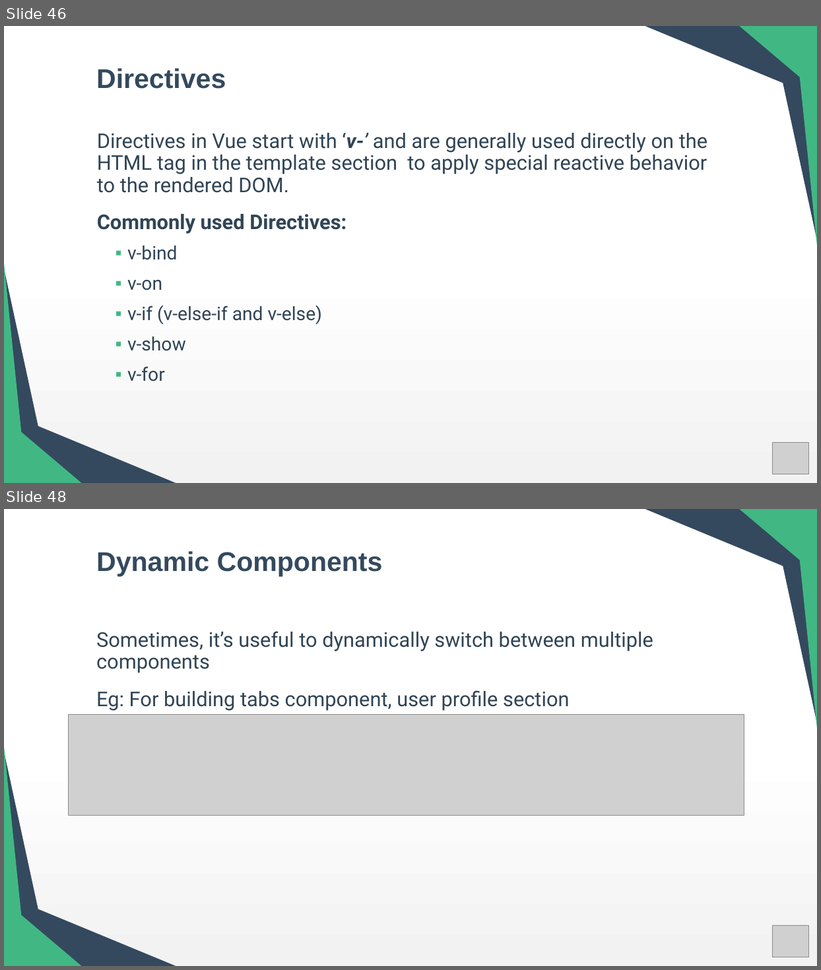
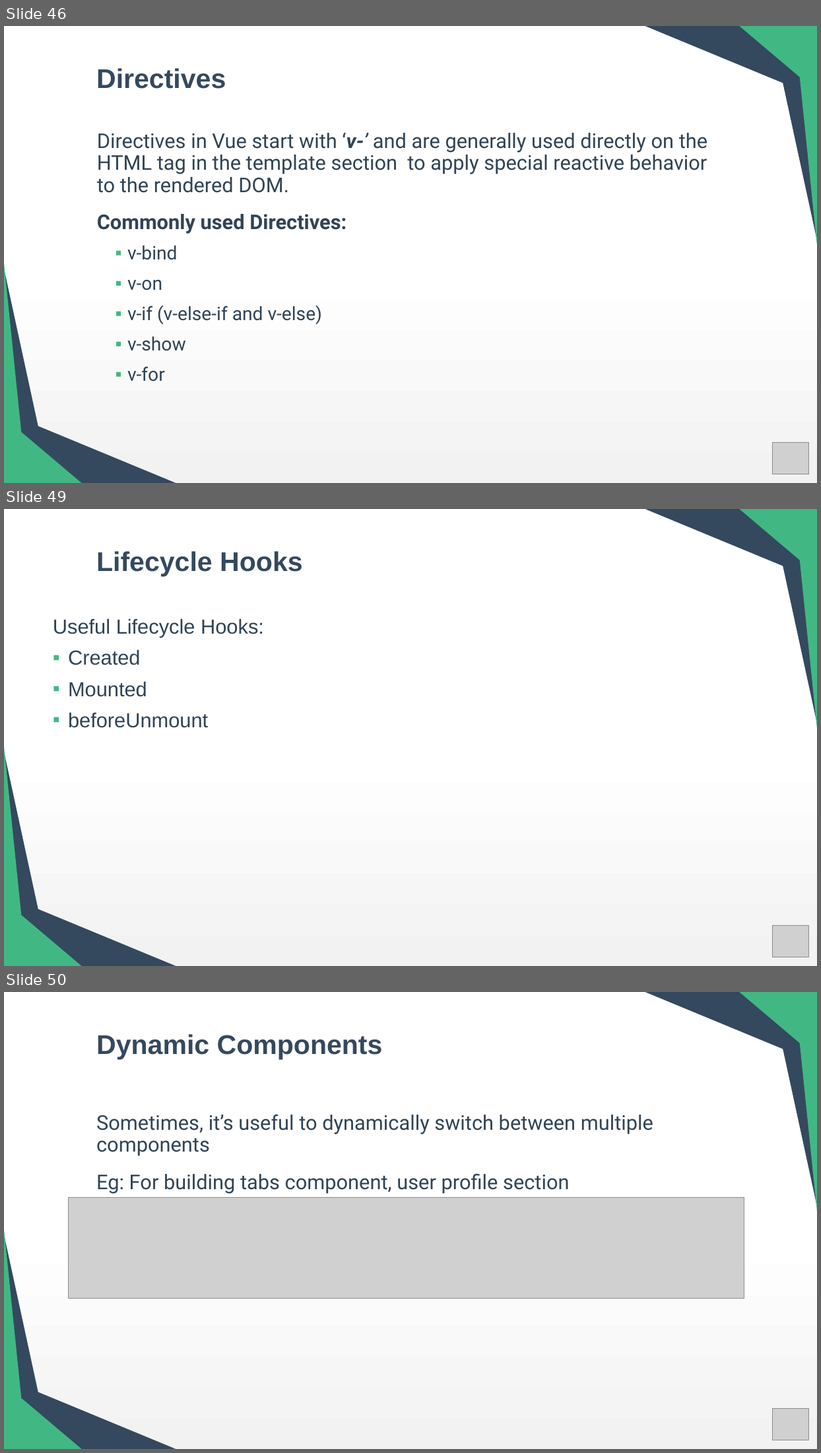
Before and after one commit to preetishhs/training-toshiba, a slide deck: Vue Overview.pptx. Shown one above the other, each under a label of ours: slides 46 and 48 before the commit, slides 46, 49 and 50 after it; the slides between them are not shown. The pictures are 821x970 and 821x1453 pixels, drawn with LibreOffice and Linux fonts; fonts in the diff are those of the drawing; grey boxes stand for pictures. Boxes give left, top, right and bottom in pixels: in the first picture for what was removed or moved away, otherwise in the second. Text is boxed around its words. In the diff, an @@ line names an element or a change of style, - is before the commit and + after.

```diff
--- a/Vue Overview.pptx
+++ b/Vue Overview.pptx
@@ slide 49 added at box(4, 509, 817, 966), background gradient #FFFFFF to #F2F2F2 @@
@@ title added at box(96, 551, 302, 576), 32 pt, text #34495E, bold @@
+Lifecycle Hooks
@@ group added at box(646, 509, 817, 729): 4 right triangles @@
@@ text added at box(53, 619, 264, 728), 24 pt, text #304455 @@
+Useful Lifecycle Hooks:
+▪ Created
+▪ Mounted
+▪ beforeUnmount
@@ right triangle added at box(4, 752, 40, 916), fill #34495E @@
@@ right triangle added at box(4, 747, 21, 916), fill #41B883 @@
@@ right triangle added at box(4, 895, 176, 966), fill #34495E @@
@@ right triangle added at box(4, 900, 81, 966), fill #41B883 @@
@@ picture added at box(773, 925, 809, 957) @@
@@ what was slide 48 is now slide 50 @@
```
Also in this commit, not shown: 1 slide changed, 1 other slide added.
